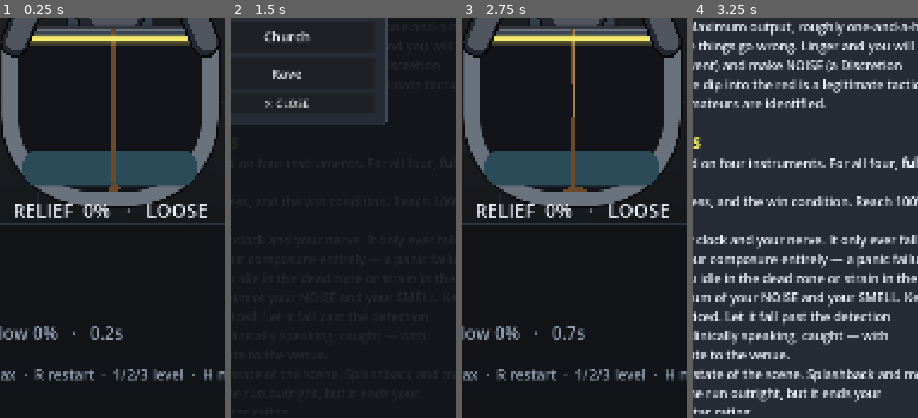
Above: before the commit, frames 1-4 (left to right).
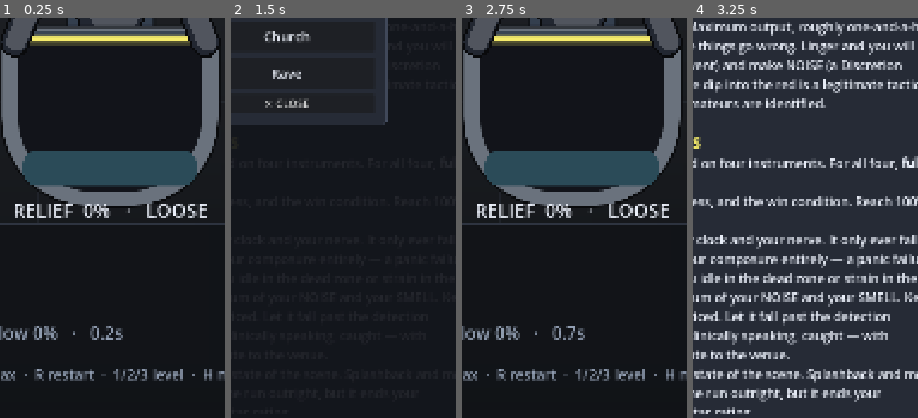
Above: after the commit, the same moments.

Repository: CodeMasterMike/poo-sim
Game: Godot game, scene res://scenes/sit/push_prototype.tscn
Same seed, same stepped clock (60 frames per second), same inputs: the game is played once before the commit and once after it.
Inputs:
- Up to frame 1 (0.25 s): no input
- Up to frame 2 (1.5 s): click "?" at 0.5 s; click "LEVEL: Prototype" at 1.25 s
- Up to frame 3 (2.75 s): click "Prototype • now playing" at 2 s
- Up to frame 4 (3.25 s): click "?" at 2.75 s
The pictures show only the part of the screen within x 38-88%, y 48-98%; the shares and areas given below are measured in that part.

The runs differ from the first frame. In frame 1, 0.9% of the frame differs, in the area x 48-54%, y 2-44%; in frame 2, nothing differs; in frame 3, 0.7%; in frame 4, nothing differs.

Commit message:
Stop the flow when the needle is on the floor
The dead zone trickled at fill_dead all the way down to a needle resting at
zero, so a sitter doing nothing at all was still producing — the same wrong
read a Knock freeze exists to prevent, except permanent and unremarked.

flow_rate() is now the curve times a push gate. At needle 0 the rate is
exactly zero: no Relief, no deposit, and the stream stops drawing on its own
because its width tracks the rate.

Faded rather than switched. A hard cut would pop the stream on and off as
the needle drifted over the line, so the gate smoothsteps from zero at rest
to fully open at `fill_cutoff` (0.12). Set the cutoff to 0 to restore the
old always-on behaviour.

Note this does NOT stop the flow the instant you release: the needle coasts
down through the productive range first, which is correct — the pressure is
still coming off. Measured at ~3.8% Relief on the way down from a flow-level
push. It goes exactly flat once the needle lands.

fill_dead keeps its value and its meaning as the bottom anchor of the curve,
but it is no longer a rate you can collect at rest, so the anchors test now
checks it just above the cutoff.

Co-Authored-By: Claude Opus 5 <noreply@anthropic.com>

Diff:
--- a/data/levels/base_tuning.tres
+++ b/data/levels/base_tuning.tres
@@ -12,6 +12,7 @@
 fill_dead = 0.5
 fill_flow = 2.2
 fill_red = 4.5
+fill_cutoff = 0.12
 fill_flow_spread = 0.25
 thickness_base = 0.5
 thickness_push_gain = 0.9
--- a/scripts/sim/level_def.gd
+++ b/scripts/sim/level_def.gd
@@ -37,6 +37,15 @@
 ## flow once stalls were counted, so the greedy line was strictly dominated and
 ## nobody would ever take it.)
 @export var fill_red: float = 4.5    ## rate at needle 1.0
+## The needle level below which flow fades out entirely. At needle 0 nothing comes
+## out AT ALL — you aren't pushing, so nothing is moving. Above this the anchors
+## below take over unchanged.
+##
+## The dead zone used to trickle at `fill_dead` all the way down to a resting
+## needle, so a sitter doing nothing still produced. Faded rather than switched, or
+## the stream pops on and off as the needle drifts over the line. 0 disables the
+## gate and restores the old always-on behaviour.
+@export var fill_cutoff: float = 0.12
 ## How much the rate varies ACROSS the Flow band, either side of `fill_flow`.
 ## At 0.25 the band's ceiling pays 2.75%/s and its floor 1.65%/s — so riding the
 ## top edge is a third faster, and the band stops being a flat plateau you can
--- a/scripts/sim/push_sim.gd
+++ b/scripts/sim/push_sim.gd
@@ -149,7 +149,30 @@
 ##
 ## The three anchors keep their exact meaning; only the space between them is
 ## interpolated. Set `fill_flow_spread` to 0 to get the old step function back.
+##
+## Everything below is then gated by `_push_gate`: with the needle on the floor
+## you are not pushing, so nothing comes out at all.
 static func flow_rate(state: SimState, level: LevelDef) -> float:
+	return _curve_rate(state, level) * _push_gate(state.needle, level)
+
+
+## Nothing moves unless you are actually bearing down.
+##
+## The dead zone used to still trickle at `fill_dead` all the way down to a needle
+## resting on zero, which meant a sitter doing nothing at all was still producing —
+## the same wrong read a Knock freeze exists to prevent, except permanent.
+##
+## Eased rather than switched: a hard cut would pop the stream on and off as the
+## needle drifted across the threshold. At needle 0 it is exactly zero, which is
+## the part that matters.
+static func _push_gate(needle: float, level: LevelDef) -> float:
+	if level.fill_cutoff <= 0.0:
+		return 1.0
+	return smoothstep(0.0, level.fill_cutoff, needle)
+
+
+## The rate curve itself, ungated — what the anchors describe.
+static func _curve_rate(state: SimState, level: LevelDef) -> float:
 	if state.flow_bands.is_empty():
 		return level.fill_dead
 	var flow_lo := level.fill_flow * (1.0 - level.fill_flow_spread)
--- a/tests/test_bowl_fill.gd
+++ b/tests/test_bowl_fill.gd
@@ -98,8 +98,58 @@
 	s.needle = 1.0
 	assert_eq(PushSim.density_of(0.5, level), 1.0, "0.5 thickness must be a 1.0x multiplier")
 	assert_eq(PushSim.flow_rate(s, level), level.fill_red, "needle 1.0 must pay fill_red")
+	# The dead anchor is now the shape of the curve's bottom, not a rate you can
+	# actually collect at rest — the push gate zeroes it. Checked just above the
+	# cutoff, where the gate is fully open again.
+	s.needle = level.fill_cutoff
+	assert_true(PushSim.flow_rate(s, level) > 0.0, "past the cutoff, flow should resume")
+
+
+# ------------------------------------------------------------------ the gate
+
+## Needle on the floor means you aren't pushing, so nothing comes out — the same
+## read a Knock freeze gives, but for the ordinary case of simply letting go.
+func test_nothing_comes_out_with_the_needle_on_the_floor() -> void:
+	var level := _level()
+	var s := _state(level)
 	s.needle = 0.0
-	assert_eq(PushSim.flow_rate(s, level), level.fill_dead, "needle 0 must pay fill_dead")
+	assert_eq(PushSim.flow_rate(s, level), 0.0, "a resting needle must produce nothing")
+
+
+## And a whole run of never pushing produces nothing at all — no Relief, and an
+## empty bowl. Previously this trickled in at fill_dead the entire time.
+func test_never_pushing_produces_nothing() -> void:
+	var level := _level()
+	var state := _run_pinned(level, 0.0, 10.0)
+
+	assert_eq(state.relief, 0.0, "idling should not fill Relief")
+	assert_eq(state.total_fill, 0.0, "idling should not register any fill")
+	assert_eq(state.bowl_mass(), 0.0, "idling should put nothing in the bowl")
+
+
+## It FADES rather than switching, so the stream doesn't pop on and off as the
+## needle drifts across the line.
+func test_the_gate_eases_in_rather_than_snapping() -> void:
+	var level := _level()
+	var s := _state(level)
+	var seen: Array[float] = []
+	for f in [0.0, 0.25, 0.5, 0.75, 1.0]:
+		s.needle = level.fill_cutoff * f
+		seen.append(PushSim.flow_rate(s, level))
+
+	assert_eq(seen[0], 0.0, "closed at the floor")
+	assert_gt(seen[4], seen[2], "and rising through the fade")
+	assert_gt(seen[2], seen[1], "no single step should carry the whole opening")
+
+
+## Setting the cutoff to 0 restores the old always-on behaviour, so a level that
+## wants a permanently-leaking sitter can still have one.
+func test_a_zero_cutoff_disables_the_gate() -> void:
+	var level := _level()
+	level.fill_cutoff = 0.0
+	var s := _state(level)
+	s.needle = 0.0
+	assert_eq(PushSim.flow_rate(s, level), level.fill_dead, "needle 0 should pay fill_dead again")
 
 
 ## The headline of the change: thicker fills faster, on identical inputs.
